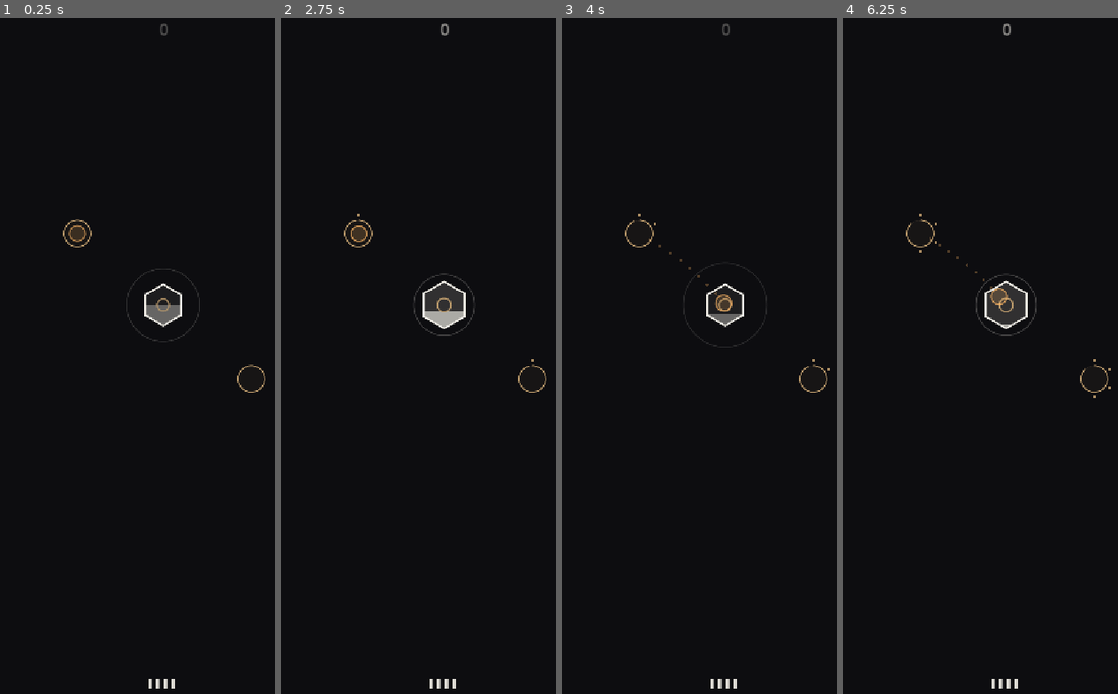
Above: before the commit, frames 1-4 (left to right).
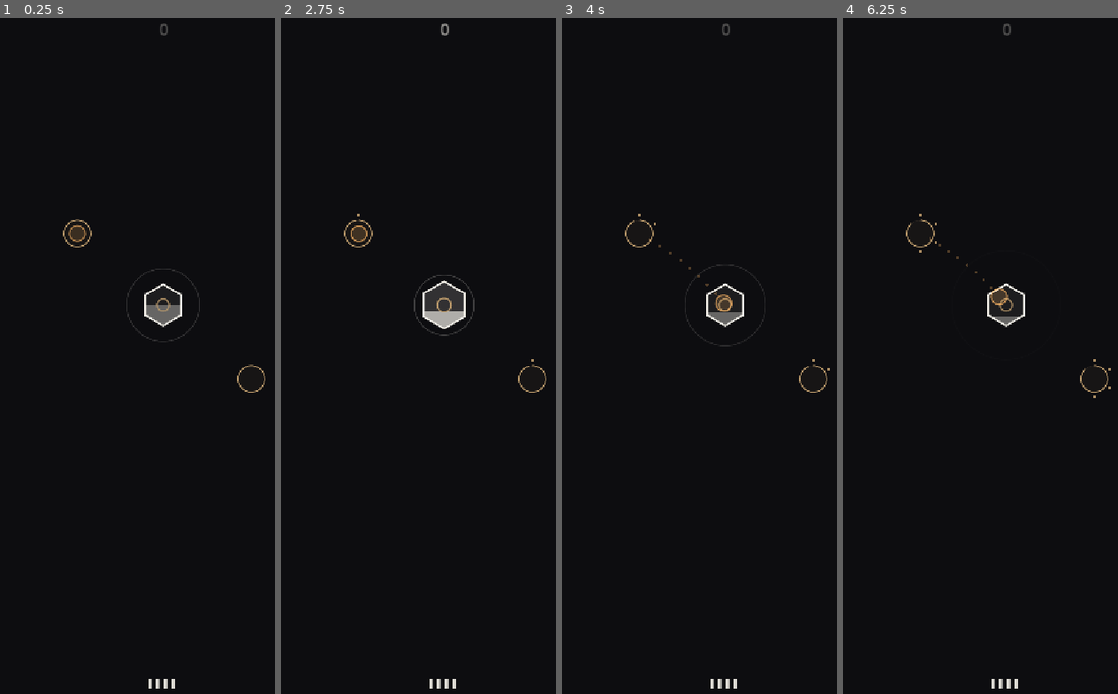
Above: after the commit, the same moments.

Repository: hamonraygames/vein
Game: Godot game, scene res://scenes/game.tscn
Two runs of this game, one before a commit and one after it. Both use one fixed random seed, a clock stepped at 60 frames per second and the inputs below.
Inputs (mouse positions are in pixels of both pictures, inside the frame that each line leads up to):
- Up to frame 1 (0.25 s): no input
- Up to frame 2 (2.75 s): move the mouse to (514, 315) at 0.52 s; click (514, 315) at 0.67 s; drag from (380, 383) to (426, 491) at 1.27 s; move the mouse to (476, 193) at 2.02 s; click (476, 193) at 2.17 s
- Up to frame 3 (4 s): drag from (707, 491) to (628, 241) at 2.77 s; move the mouse to (823, 450) at 3.52 s; click (823, 450) at 3.67 s
- Up to frame 4 (6.25 s): drag from (909, 241) to (958, 173) at 4.27 s; move the mouse to (1021, 349) at 5.02 s; click (1021, 349) at 5.17 s; drag from (958, 173) to (942, 383) at 5.77 s

The runs differ from the first frame. In frame 2, 0.2% of the frame differs, in the area x 48-71%, y 37-48%; in frame 3, 0.2%; in frame 4, 0.6%, in the area x 48-71%, y 0-48%.

Commit message:
Gate the whole hazard curve on tier progress, not just demand
Gating the demand schedule on first-feed (previous commit) wasn't
enough on its own: every OTHER escalation system — appetite growth,
corruption spread, airborne blight, tool depletion — was still
climbing on the raw run clock the entire time, so by the time a
player actually reached pentagon the world was already nearly maxed
out underneath them. Feedback: "users should easily progress to
pentagon and from there the game become challenging."

pressure() — the shared clock corruption spread/airborne/tool
depletion/post-teaching rotation all read from — is now muted to 35%
strength until PRISM has ever been unlocked, then eases to full
strength over a 10s grace window once it is (a breather for reaching
the milestone, not an instant wall mid-beat). appetite()'s growth
RATE, the single biggest killer, gets the same treatment at 40%.
APPETITE_BASE/START_FUEL are untouched — those already carry the
tuned first-ten-seconds grace on their own. Nothing about the tuned
late-game curve itself changes; this only compresses how much of it
you feel before the Well->Forge->Loom->Kiln chain has been built once.

Probe-confirmed: avg survival 87 -> 105 beats, and 8/20 floor-bot
runs now reach PRISM territory (~40%, up from almost none) — and the
bot is deliberately worse than a human. Chain-stress harness
unaffected.

Diff:
--- a/scripts/game.gd
+++ b/scripts/game.gd
@@ -415,6 +415,9 @@
 ## DEMAND_TIERS is actually measured against (see _tick_escalation). Frozen at
 ## 0 until _heart_fed_ever flips true.
 var _demand_clock := 0.0
+## run_time the moment PRISM was first unlocked (see _tick_escalation). INF
+## until then — read by _hardcore_ramp() below.
+var _prism_unlocked_at := INF
 
 ## Seconds this run has been alive. The escalation clock — see APPETITE_RATE.
 var run_time := 0.0
@@ -655,6 +658,7 @@
 	_next_rotate_time = INF
 	_heart_fed_ever = false
 	_demand_clock = 0.0
+	_prism_unlocked_at = INF
 	_no_move_time = 0.0
 	rescues = 0
 	_rescue = 0.0
@@ -805,8 +809,33 @@
 ## thing still escalating used to be raw appetite, so a long run flattened
 ## into a grind against one number instead of a world still getting meaner.
 ## The loop runs forever; it just keeps getting harder until you lose.
+##
+## Muted while still walking the DEMAND_TIERS teaching schedule (RAW through
+## PRISM has never all been unlocked yet), then eases up to full strength
+## over HARDCORE_RAMP_TIME once PRISM lands. Playtest: the schedule itself
+## already waits for demand to flip gently (see _demand_clock), but every
+## OTHER threat — corruption spread, airborne blight, tool depletion, even
+## the appetite wave below — was still climbing on the raw run clock the
+## whole time, so by the time a player actually REACHED pentagon the world
+## was already nearly maxed out. "Easy to reach pentagon, then it gets hard"
+## needs the whole hazard mix gated on tier progress, not just the shape the
+## Heart is asking for. Nothing about the tuned LATE curve changes — this
+## only compresses how much of it you feel while still climbing to PRISM.
+const TEACHING_PRESSURE_MULT := 0.35
+## Seconds after PRISM unlocks before pressure reaches full strength — a
+## short breather for reaching the milestone, not a hard cutover mid-beat.
+const HARDCORE_RAMP_TIME := 10.0
+
 func pressure() -> float:
-	return run_time / EXERTION_SPAN
+	return run_time / EXERTION_SPAN * lerpf(TEACHING_PRESSURE_MULT, 1.0, _hardcore_ramp())
+
+
+## 0 while PRISM has never been unlocked, ramping 0->1 over HARDCORE_RAMP_TIME
+## once it is (see _prism_unlocked_at, set in _tick_escalation).
+func _hardcore_ramp() -> float:
+	if _prism_unlocked_at == INF:
+		return 0.0
+	return clampf((run_time - _prism_unlocked_at) / HARDCORE_RAMP_TIME, 0.0, 1.0)
 
 
 ## pressure() clamped to 0..1 — the cosmetic ceiling. Exertion, the mix, and
@@ -826,9 +855,15 @@
 ## changes, not the tuned difficulty.
 const APPETITE_WAVE_AMP := 0.09
 const APPETITE_WAVE_PERIOD := 17.0
+## How much slower the fuel drain's RATE climbs while still teaching (see
+## TEACHING_PRESSURE_MULT above — same reasoning, applied to the single
+## biggest killer in the game). APPETITE_BASE/START_FUEL are untouched: those
+## already carry the tuned "first ten seconds" grace on their own.
+const TEACHING_APPETITE_MULT := 0.4
 
 func appetite() -> float:
-	var base := APPETITE_BASE + APPETITE_RATE * _appetite_clock
+	var rate := APPETITE_RATE * lerpf(TEACHING_APPETITE_MULT, 1.0, _hardcore_ramp())
+	var base := APPETITE_BASE + rate * _appetite_clock
 	var wave := sin(_appetite_clock * TAU / APPETITE_WAVE_PERIOD) * APPETITE_WAVE_AMP * intensity()
 	return maxf(0.02, base + wave)
 
@@ -878,6 +913,8 @@
 				want = t.res
 				if not _unlocked_res.has(t.res):
 					_unlocked_res.append(t.res)
+					if t.res == VNode.Res.PRISM:
+						_prism_unlocked_at = run_time
 
 		# Teaching schedule is over once every DEMAND_TIERS entry has landed —
 		# from here, demand jumps randomly among everything unlocked instead of
